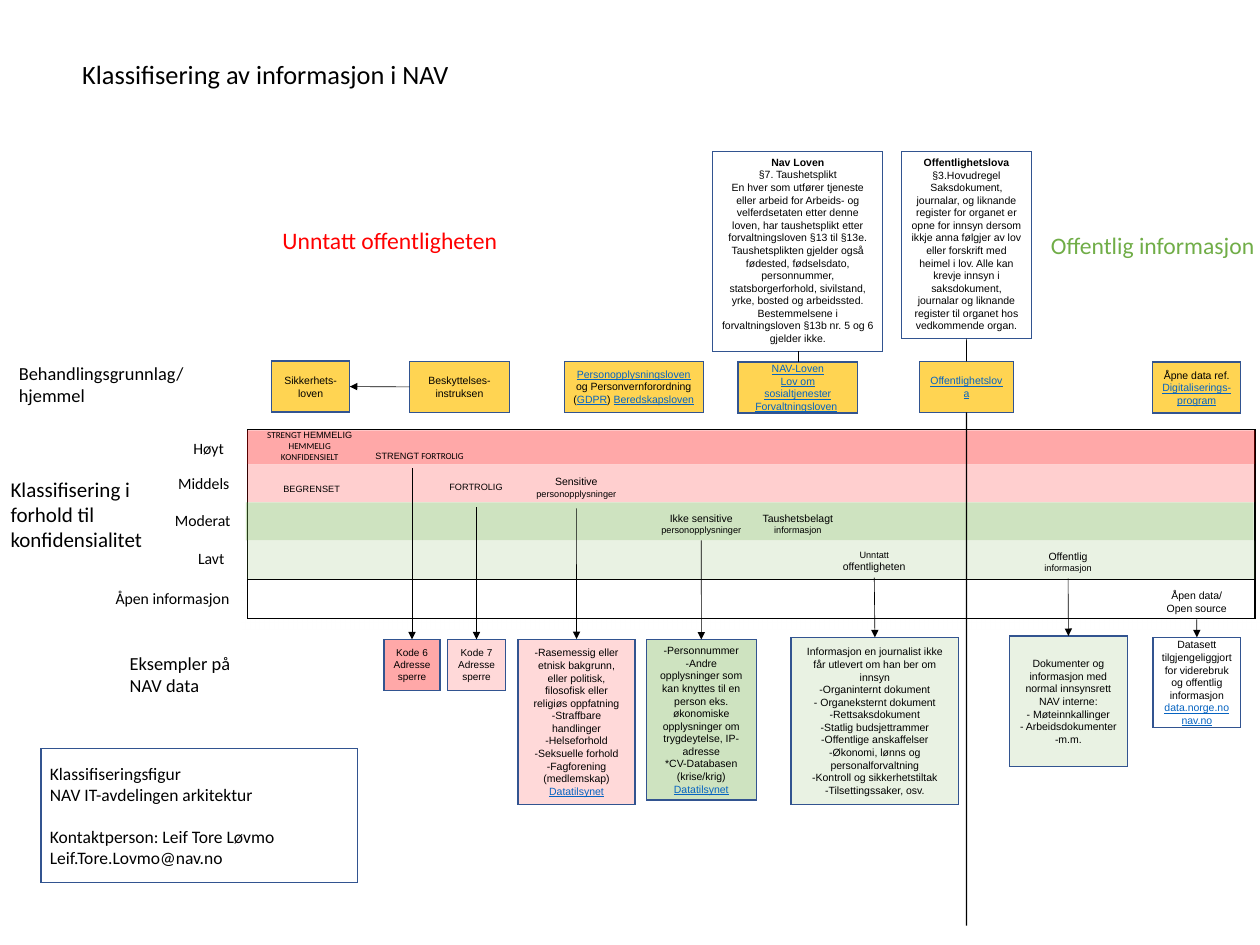
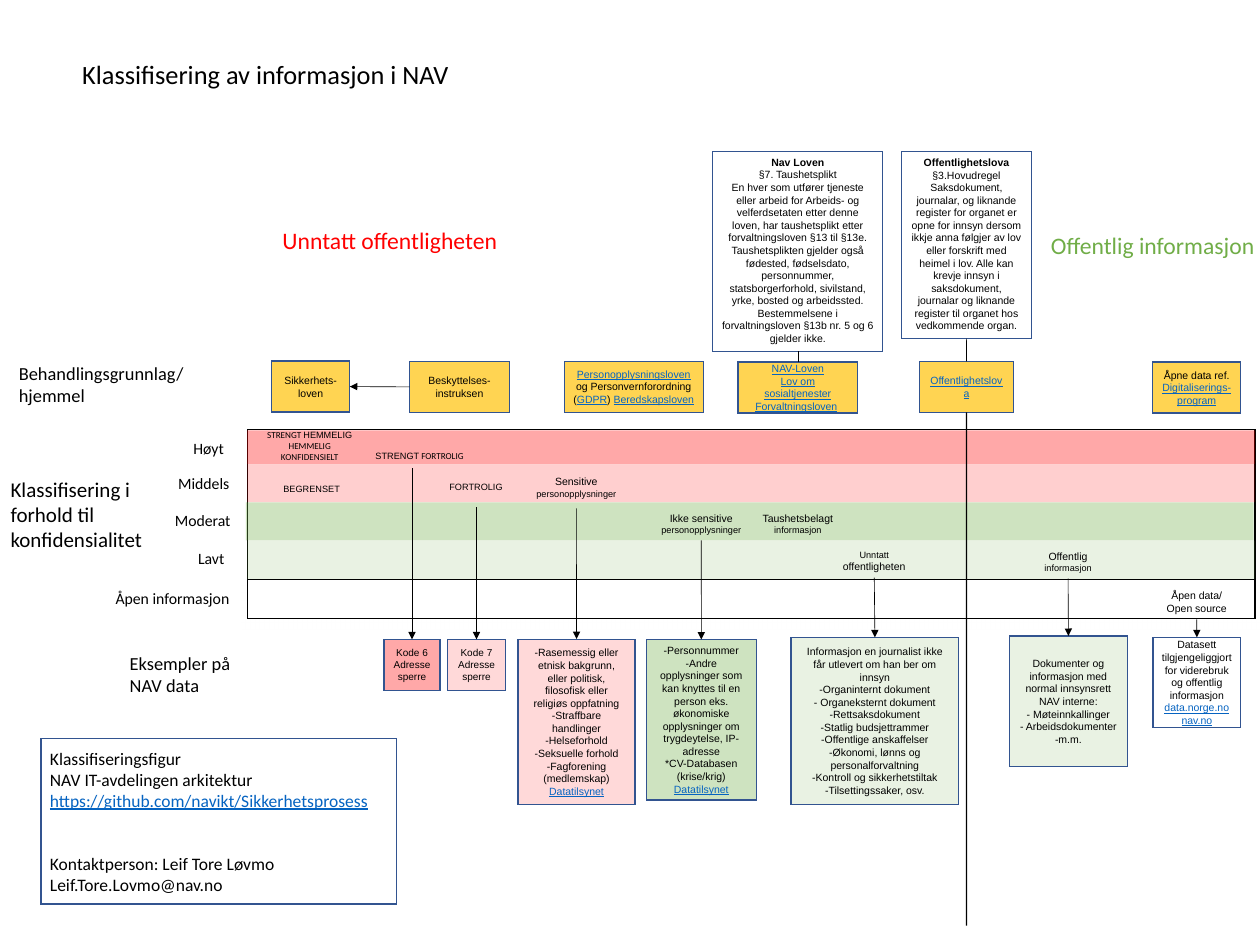
Before and after one commit to navikt/Sikkerhetsprosess, a slide deck: slide 1 of Sikkerhetsklassifisering.pptx. Drawn at 1260x945 pixels with LibreOffice and Linux fonts; fonts in the diff are those of the drawing. Boxes give left, top, right and bottom in pixels: in the first picture for what was removed or moved away, otherwise in the second. Text is boxed around its words. In the diff, an @@ line names an element or a change of style, - is before the commit and + after.

```diff
--- a/Sikkerhetsklassifisering.pptx
+++ b/Sikkerhetsklassifisering.pptx
@@ rectangle "Klassifiseringsfigur": place and size @@
-rectangle "Klassifiseringsfigur" at [41, 749, 357, 883]
+rectangle "Klassifiseringsfigur" at [41, 739, 397, 905]
@@ text in rectangle at [50, 795, 368, 810]: paragraph added @@
+https://github.com/navikt/Sikkerhetsprosess
```
Also in this commit, not shown: 1 other file.
